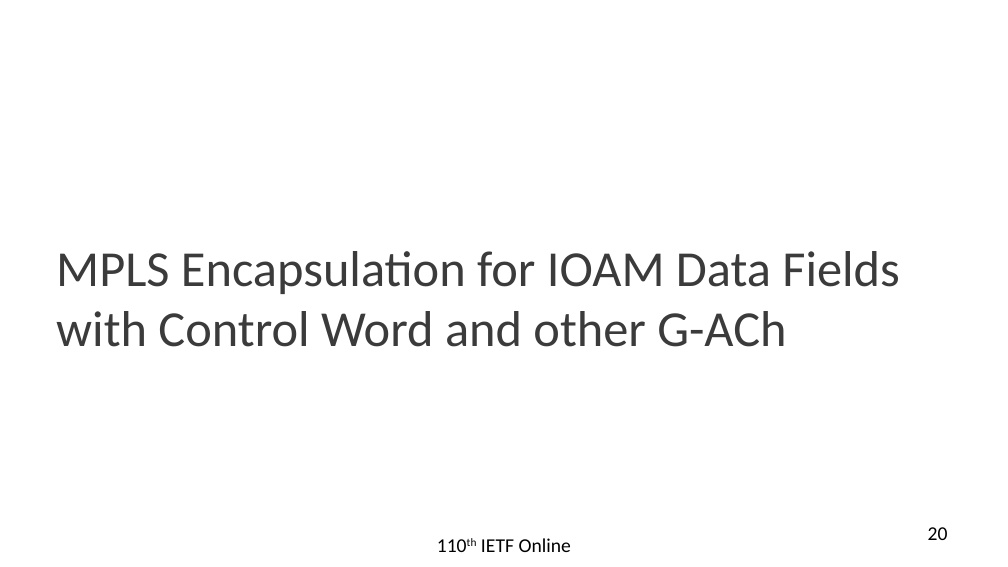
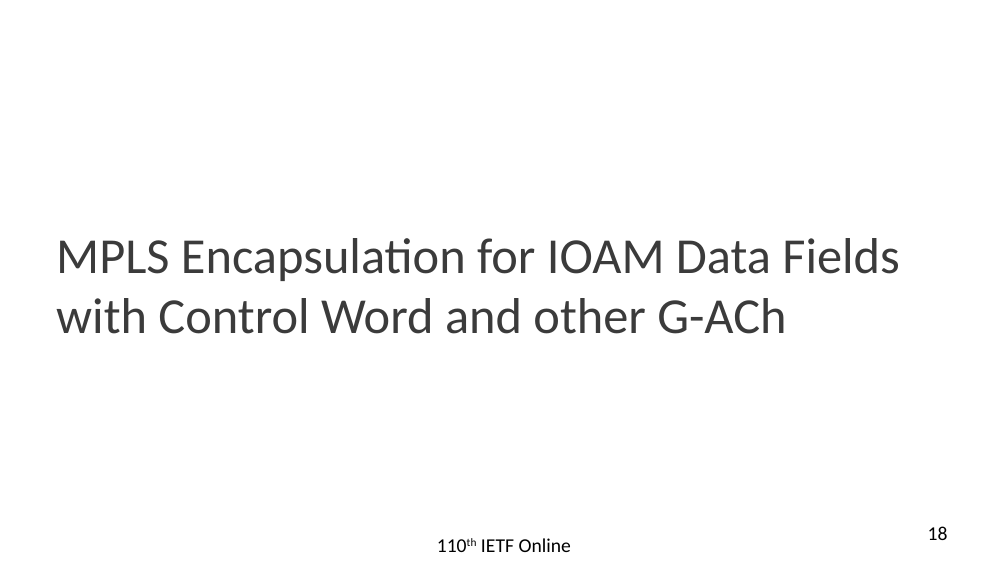
Before and after one commit to rakgandhi/ietf-slides, a slide deck: slide 18 of draft-gandhi-mpls-ioam-sr-05.pptx (slide 20 before the commit). Drawn at 1008x567 pixels with LibreOffice and Linux fonts; fonts in the diff are those of the drawing. Boxes give left, top, right and bottom in pixels: in the first picture for what was removed or moved away, otherwise in the second. Text is boxed around its words. In the diff, an @@ line names an element or a change of style, - is before the commit and + after.

```diff
--- a/draft-gandhi-mpls-ioam-sr-05.pptx
+++ b/draft-gandhi-mpls-ioam-sr-05.pptx
@@ text "MPLS Encapsulation for IOAM Data ...": place and size @@
-text "MPLS Encapsulation for IOAM Data ..." at [56, 251, 899, 347]
+text "MPLS Encapsulation for IOAM Data ..." at [56, 238, 899, 334]
@@ page number at [928, 526, 948, 540]: text changed @@
-20
+18
```
Also in this commit, not shown: 7 other slides changed, 1 slide removed, 1 other file.
